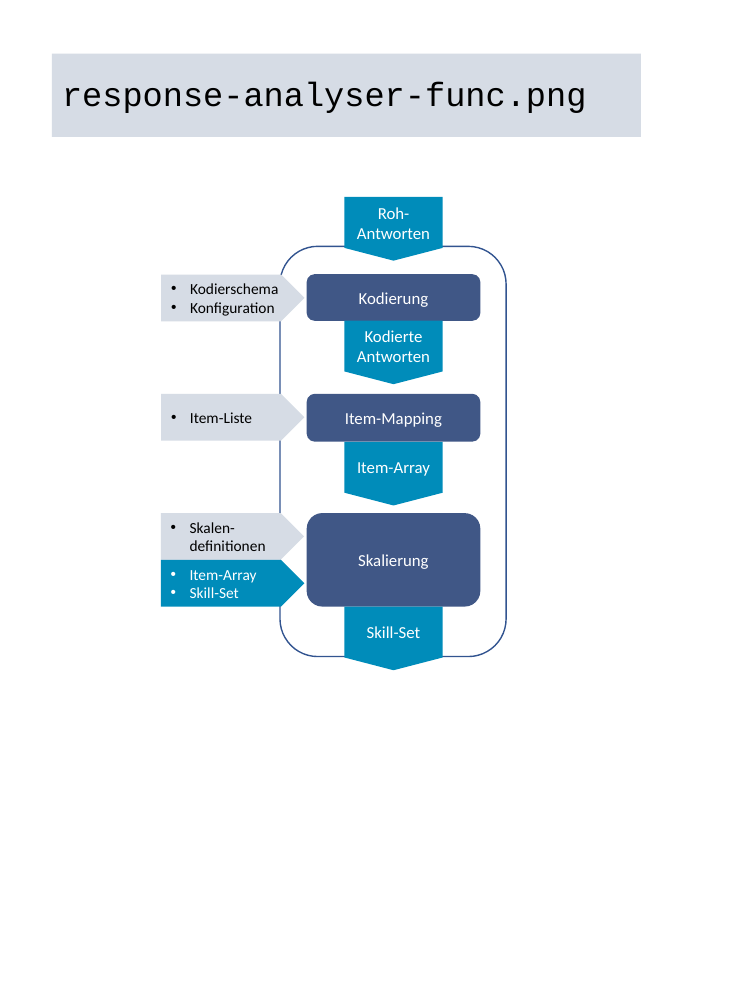
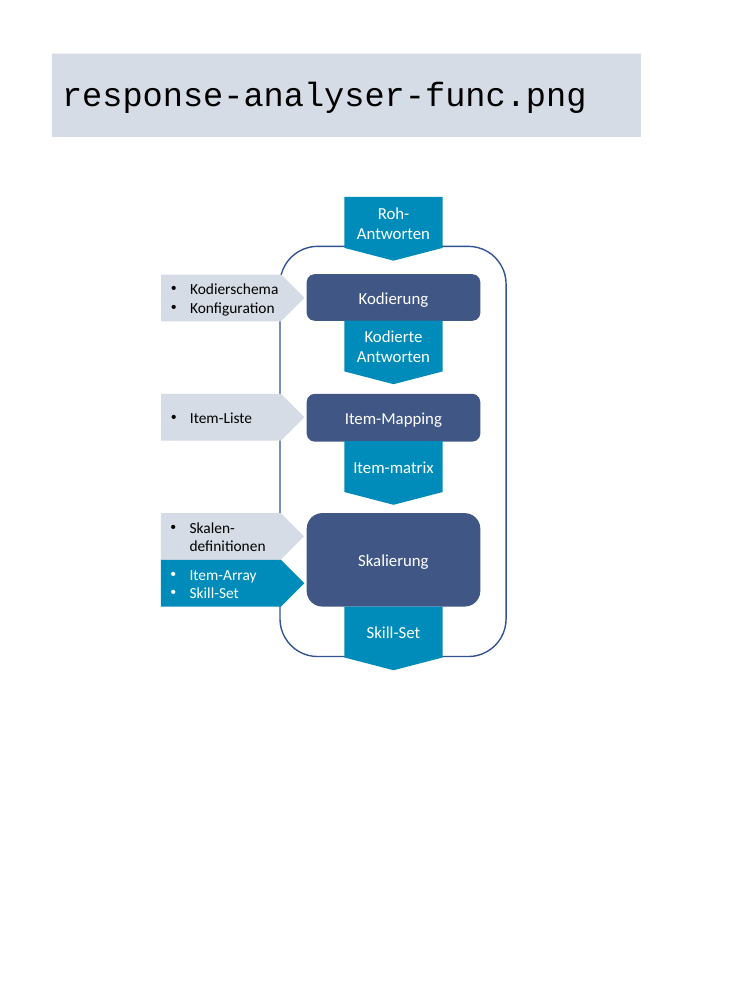
Before and after one commit to iqb-berlin/rising-stars, a slide deck: slide 6 of assets/figures.pptx. Drawn at 756x1008 pixels with LibreOffice and Linux fonts; fonts in the diff are those of the drawing. Boxes give left, top, right and bottom in pixels: in the first picture for what was removed or moved away, otherwise in the second. Text is boxed around its words. In the diff, an @@ line names an element or a change of style, - is before the commit and + after.

Commit message:
Update responseAnalyser

```diff
--- a/assets/figures.pptx
+++ b/assets/figures.pptx
@@ text in flow chart offpage connector at bbox=[353, 461, 433, 473]: text changed @@
-Item-Array
+Item-matrix
```
Also in this commit, not shown: 2 other files.
